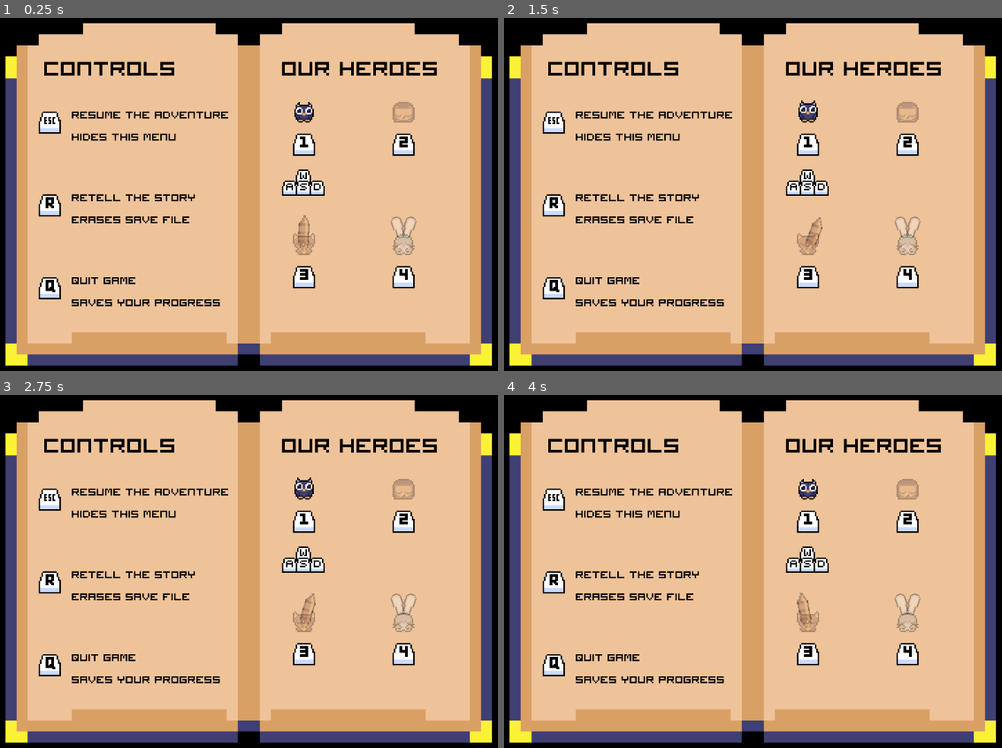
Above: before the commit, frames 1-4 (two rows, left to right).
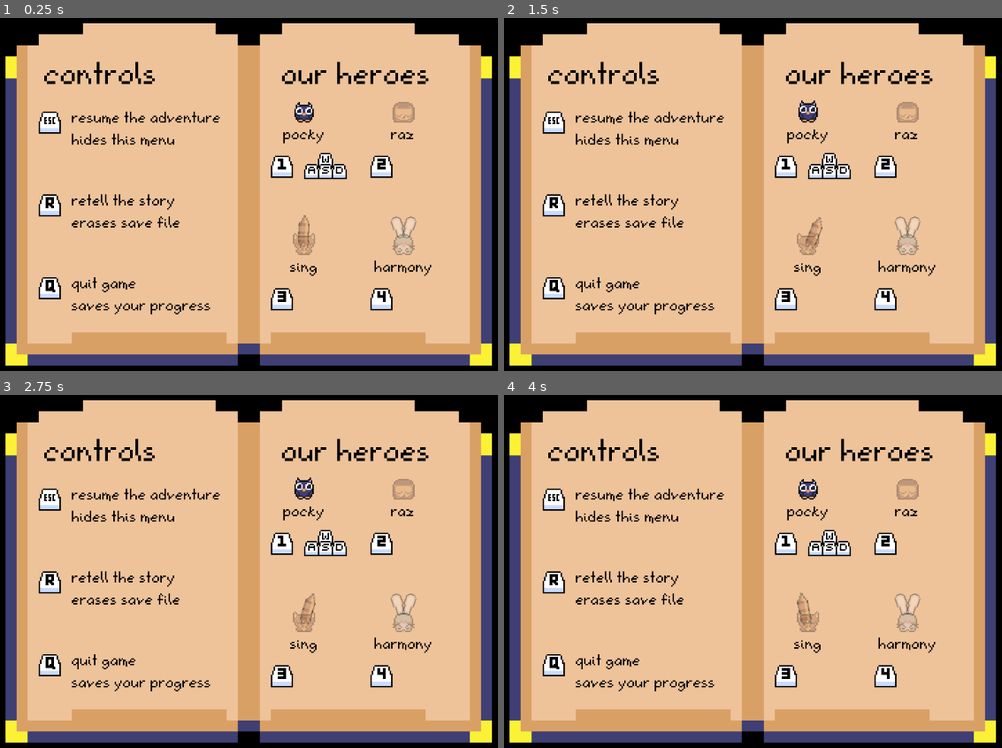
Above: after the commit, the same moments.

Repository: atka66/cccc
Game: Godot game, scene res://objects/system/menu/Menu.tscn
Same seed, same stepped clock (60 frames per second), same inputs: the game is played once before the commit and once after it. This scene is started directly instead of the project's main scene. Sound files missing from this copy of the repository are replaced by a short silence.
Inputs:
- Up to frame 1 (0.25 s): no input
- Up to frame 2 (1.5 s): hold D (right_1) from 0.53 s (still down); tap S (dash_1) at 0.6 s; tap W (jump_1) at 0.77 s; tap Down (dash_2) at 1.35 s
- Up to frame 3 (2.75 s): tap W (jump_1) at 1.52 s; release D (right_1) at 2.03 s; hold A (left_1) from 2.03 s (still down); tap X (death_1) at 2.1 s
- Up to frame 4 (4 s): release A (left_1) at 2.78 s; hold D (right_1) from 2.78 s (still down); tap L (death_2) at 2.85 s; tap W (jump_1) at 3.02, 3.77 s; tap Left (left_2) at 3.6 s

The runs differ from the first frame. In frame 1, 7.8% of the frame differs, in the area x 8-88%, y 12-84%; in frame 2, 7.8%; in frame 3, 7.8%; in frame 4, 7.8%.

Commit message:
new font

Diff:
--- a/fonts/Font.tres
+++ b/fonts/Font.tres
@@ -1,6 +1,6 @@
 [gd_resource type="DynamicFont" load_steps=2 format=2]
 
-[ext_resource path="res://fonts/papope.ttf" type="DynamicFontData" id=1]
+[ext_resource path="res://fonts/cutecritter.ttf" type="DynamicFontData" id=1]
 
 [resource]
 size = 5
--- a/objects/hud/MapStartDim.tscn
+++ b/objects/hud/MapStartDim.tscn
@@ -42,7 +42,7 @@
 "times": PoolRealArray( 0, 2 ),
 "transitions": PoolRealArray( 1, 1 ),
 "update": 0,
-"values": [ Vector2( 16, 280 ), Vector2( 32, 280 ) ]
+"values": [ Vector2( 16, 272 ), Vector2( 32, 272 ) ]
 }
 tracks/3/type = "value"
 tracks/3/path = NodePath("MapNameLabel:modulate")
@@ -63,10 +63,11 @@
 [node name="ColorRect" type="ColorRect" parent="."]
 margin_right = 512.0
 margin_bottom = 300.0
-color = Color( 0, 0, 0, 0 )
+color = Color( 0, 0, 0, 1 )
 
 [node name="MapNameLabel" parent="." instance=ExtResource( 1 )]
-position = Vector2( 20.8, 280 )
+modulate = Color( 1, 1, 1, 0 )
+position = Vector2( 16, 272 )
 fontSize = 2
 outline = true
 animate = false
--- a/objects/system/label/CustomLabel.gd
+++ b/objects/system/label/CustomLabel.gd
@@ -11,11 +11,12 @@
 export(bool) var animate = true
 
 func set_text(_text):
-	$Label.text = _text
+	var actualText = _text.to_upper()
+	$Label.text = actualText
 	if alignment == 1:
-		position.x -= round($Label.get("custom_fonts/font").get_string_size(_text).x / 2) * fontSize
+		position.x -= round($Label.get("custom_fonts/font").get_string_size(actualText).x / 2) * fontSize
 	elif alignment == 2:
-		position.x -= round($Label.get("custom_fonts/font").get_string_size(_text).x) * fontSize
+		position.x -= round($Label.get("custom_fonts/font").get_string_size(actualText).x) * fontSize
 
 func set_color(_color):
 	$Label.add_color_override("font_color", _color)
--- a/objects/system/label/CustomLabel.tscn
+++ b/objects/system/label/CustomLabel.tscn
@@ -73,9 +73,6 @@
 margin_top = -20.0
 margin_bottom = -15.0
 custom_fonts/font = ExtResource( 1 )
-__meta__ = {
-"_edit_use_anchors_": false
-}
 
 [node name="AnimatedSprite1" type="AnimatedSprite" parent="."]
 offset = Vector2( -14, 5 )
--- a/objects/system/menu/Menu.tscn
+++ b/objects/system/menu/Menu.tscn
@@ -215,15 +215,14 @@
 color = Color( 0, 0, 0, 0.878431 )
 
 [node name="PromptLabel" parent="QuitPrompt" instance=ExtResource( 2 )]
-position = Vector2( 256, 96 )
+position = Vector2( 96, 96 )
 z_index = 201
 text = "are you sure though?"
 fontSize = 3
-alignment = 1
 outline = true
 
 [node name="QuitHintSprite" type="Sprite" parent="QuitPrompt"]
-position = Vector2( 156, 132 )
+position = Vector2( 164, 136 )
 texture = ExtResource( 5 )
 centered = false
 hframes = 7
@@ -238,7 +237,7 @@
 animate = false
 
 [node name="BackHintSprite" type="Sprite" parent="QuitPrompt"]
-position = Vector2( 264, 132 )
+position = Vector2( 272, 136 )
 texture = ExtResource( 5 )
 centered = false
 hframes = 7
--- a/objects/system/menu/PlayerSelector.gd
+++ b/objects/system/menu/PlayerSelector.gd
@@ -8,6 +8,18 @@
 	dummy.playerId = playerId
 	add_child(dummy)
 	$ToggleSprite.frame = playerId
+
+	var name = 'unnamed'
+	match playerId:
+		0:
+			name = 'pocky'
+		1:
+			name = 'raz'
+		2:
+			name = 'sing'
+		3:
+			name = 'harmony'
+	$Name.set_text(name)
 
 func _input(event):
 	if event.is_action_pressed("toggle_player_" + str(playerId + 1)):
--- a/objects/system/menu/PlayerSelector.tscn
+++ b/objects/system/menu/PlayerSelector.tscn
@@ -1,52 +1,59 @@
-[gd_scene load_steps=6 format=2]
+[gd_scene load_steps=7 format=2]
 
 [ext_resource path="res://objects/system/menu/PlayerSelector.gd" type="Script" id=1]
 [ext_resource path="res://sprites/controls.png" type="Texture" id=2]
 [ext_resource path="res://sprites/control_hint.png" type="Texture" id=3]
 [ext_resource path="res://sounds/toggle.ogg" type="AudioStream" id=4]
+[ext_resource path="res://objects/system/label/CustomLabel.tscn" type="PackedScene" id=5]
 
 [sub_resource type="Animation" id=1]
 resource_name = "toggle"
 length = 0.1
 step = 0.01
 tracks/0/type = "value"
-tracks/0/path = NodePath("ToggleSprite:position")
+tracks/0/path = NodePath("ControlSprite:rotation_degrees")
 tracks/0/interp = 1
 tracks/0/loop_wrap = true
 tracks/0/imported = false
 tracks/0/enabled = true
 tracks/0/keys = {
-"times": PoolRealArray( 0, 0.02, 0.1 ),
-"transitions": PoolRealArray( 1, 1, 1 ),
+"times": PoolRealArray( 0, 0.01, 0.03, 0.05, 0.07, 0.09, 0.1 ),
+"transitions": PoolRealArray( 1, 1, 1, 1, 1, 1, 1 ),
 "update": 0,
-"values": [ Vector2( 0, 24 ), Vector2( 0, 28 ), Vector2( 0, 24 ) ]
+"values": [ 0.0, -40.0, 30.0, -20.0, 10.0, -5.0, 0.0 ]
 }
 tracks/1/type = "value"
-tracks/1/path = NodePath("ControlSprite:rotation_degrees")
+tracks/1/path = NodePath("ToggleSprite:offset")
 tracks/1/interp = 1
 tracks/1/loop_wrap = true
 tracks/1/imported = false
 tracks/1/enabled = true
 tracks/1/keys = {
-"times": PoolRealArray( 0, 0.01, 0.03, 0.05, 0.07, 0.09, 0.1 ),
-"transitions": PoolRealArray( 1, 1, 1, 1, 1, 1, 1 ),
+"times": PoolRealArray( 0, 0.02, 0.1 ),
+"transitions": PoolRealArray( 1, 1, 1 ),
 "update": 0,
-"values": [ 0.0, -40.0, 30.0, -20.0, 10.0, -5.0, 0.0 ]
+"values": [ Vector2( 0, 0 ), Vector2( 0, 4 ), Vector2( 0, 0 ) ]
 }
 
 [node name="PlayerSelector" type="Node2D"]
 script = ExtResource( 1 )
 
+[node name="Name" parent="." instance=ExtResource( 5 )]
+position = Vector2( 0, 12 )
+alignment = 1
+color = Color( 0, 0, 0, 1 )
+animate = false
+
 [node name="Anim" type="AnimationPlayer" parent="."]
 anims/toggle = SubResource( 1 )
 
 [node name="ToggleSprite" type="Sprite" parent="."]
-position = Vector2( 0, 24 )
+position = Vector2( -16, 40 )
 texture = ExtResource( 3 )
 hframes = 7
 
 [node name="ControlSprite" type="Sprite" parent="."]
-position = Vector2( 0, 52 )
+position = Vector2( 16, 40 )
 texture = ExtResource( 2 )
 hframes = 6
 
Binary file added: fonts/cutecritter.ttf
